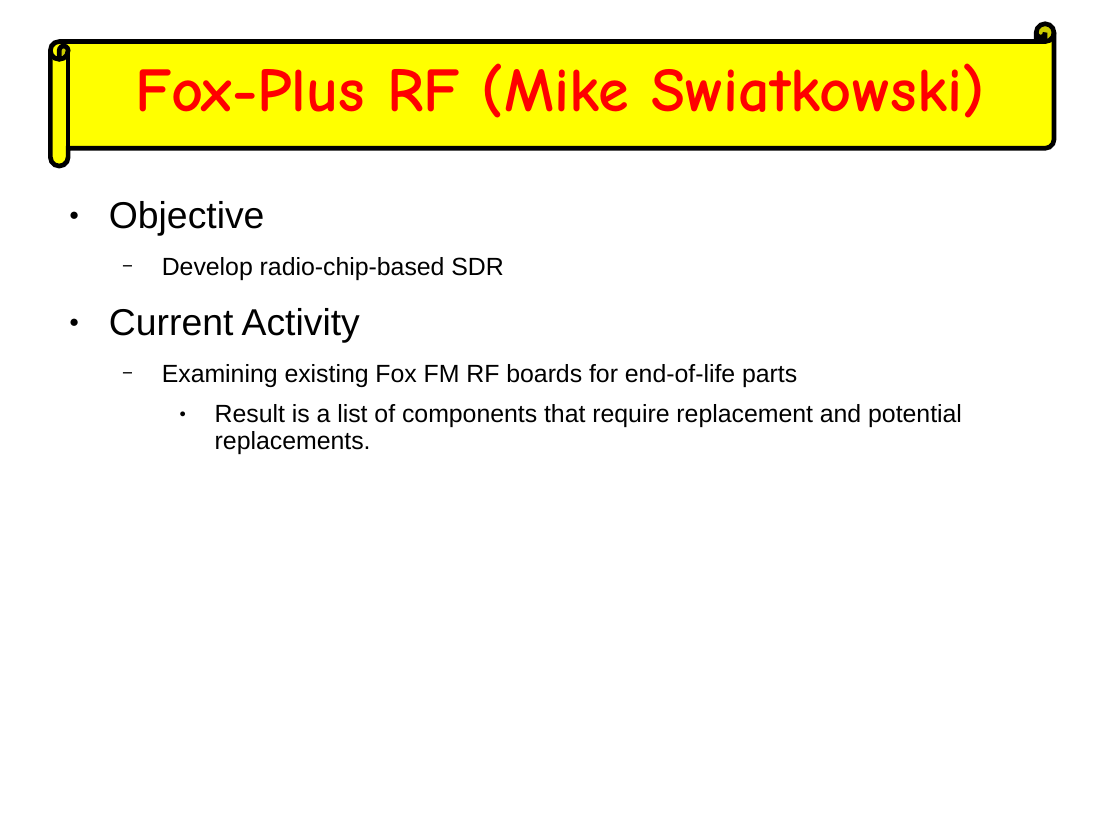
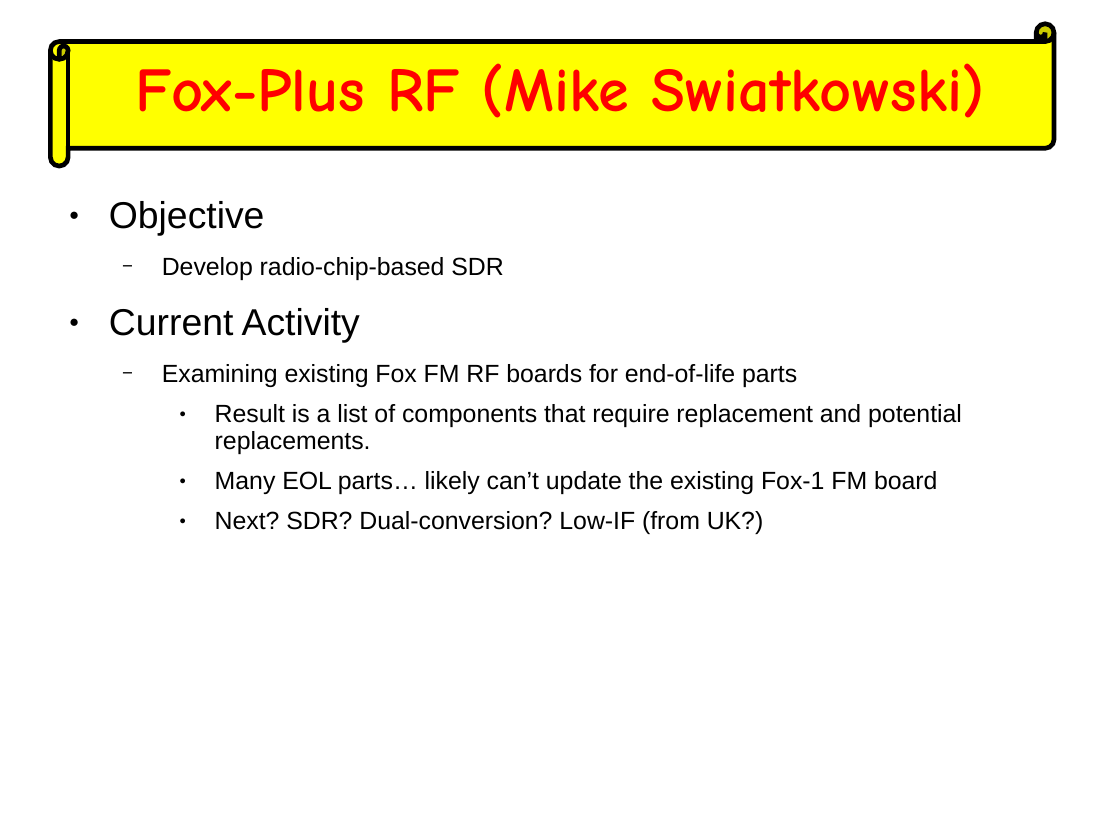
Before and after one commit to AMSAT-NA/fox-plus, a slide deck: slide 11 of weekly_engineering_meetings/2022-12-07/ASCENT-FOX+ Slide.odp. Drawn at 1120x840 pixels with LibreOffice and Linux fonts; fonts in the diff are those of the drawing. Boxes give left, top, right and bottom in pixels: in the first picture for what was removed or moved away, otherwise in the second. Text is boxed around its words. In the diff, an @@ line names an element or a change of style, - is before the commit and + after.

```diff
--- a/weekly_engineering_meetings/2022-12-07/ASCENT-FOX+ Slide.odp
+++ b/weekly_engineering_meetings/2022-12-07/ASCENT-FOX+ Slide.odp
@@ text at [215, 471, 938, 534]: paragraphs added @@
+    ● Many EOL parts… likely can’t update the existing Fox-1 FM board
+    ● Next? SDR? Dual-conversion? Low-IF (from UK?)
```
Also in this commit, not shown: 5 other slides changed, 4 other files.
